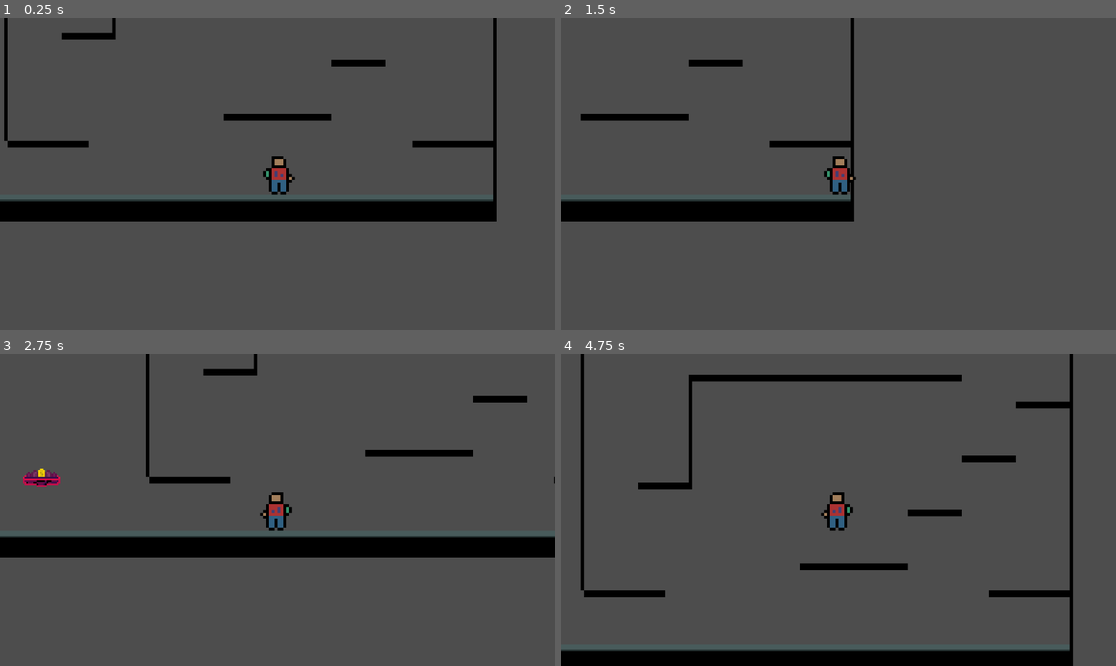
Above: before the commit, frames 1-4 (two rows, left to right).
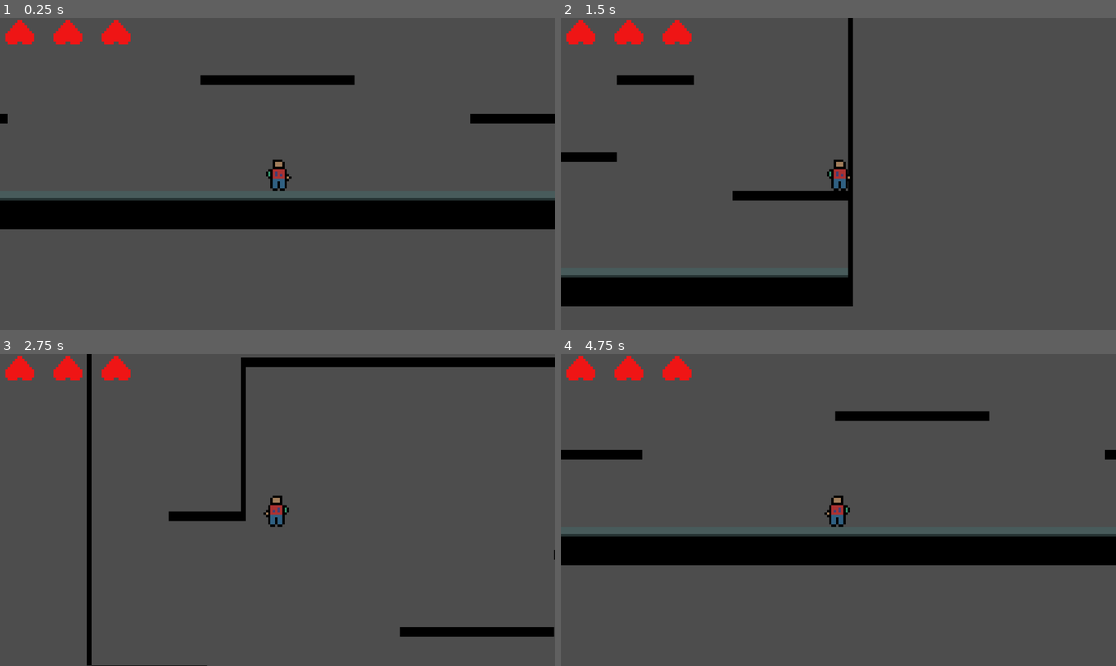
Above: after the commit, the same moments.

Repository: krvr808/rough-draft-1
Game: Godot game, scene res://assets/things/game.tscn
Two runs of this game, one before a commit and one after it. Both use one fixed random seed, a clock stepped at 60 frames per second and the inputs below.
Inputs:
- Up to frame 1 (0.25 s): no input
- Up to frame 2 (1.5 s): tap Enter at 0.5 s; hold Right (ui_right) from 0.53 s (still down); tap Space (Jump) at 0.6, 0.77, 1.07 s; tap C (Crouch) at 1.35 s
- Up to frame 3 (2.75 s): tap Space (Jump) at 1.52, 1.55, 1.82, 2.3 s; release Right (ui_right) at 2.03 s; hold Left (ui_left) from 2.03 s (still down); tap Shift (Dash) at 2.1 s
- Up to frame 4 (4.75 s): release Left (ui_left) at 2.78 s; hold Right (ui_right) 2.78-4.28 s; tap Space (Jump) at 2.85, 3.02, 3.32, 3.77, 3.8, 4.07, 4.52, 4.55 s; hold C (Crouch) 3.53-4.28 s; hold Left (ui_left) from 4.28 s (still down); tap Shift (Dash) at 4.35 s

The runs differ from the first frame. In frame 1, 8.3% of the frame differs, in the area x 0-100%, y 0-68%; in frame 2, 13%; in frame 3, 14%; in frame 4, 21%, in the area x 0-100%, y 0-100%.

Commit message:
11/18/25
working on projectiles

Diff:
--- /dev/null
+++ b/assets/scripts/Ideascript.gd
@@ -0,0 +1,17 @@
+SOOOOOO
+
+heavy fall damage
+health
+Boss
+projectiles and then actual boss attacks
+
+crouch = https://www.youtube.com/watch?v=Ou392X478vY
+wall jump = https://www.youtube.com/watch?v=S_b0c4i36FY
+attack animation smooth = https://www.youtube.com/watch?v=KS837a-TFRc&pp=0gcJCfwJAYcqIYzv
+smooth dashing = https://www.youtube.com/watch?v=zLdI0TnD_0w
+smooth movement = https://www.youtube.com/watch?v=vA-0TL62R9M
+wall slide = https://www.youtube.com/watch?v=6JM-y2Ck_Mw
+https://www.youtube.com/watch?v=CSYxd94mnOU - health
+https://www.youtube.com/watch?v=BZXY0TuI0F0 enemies
+https://www.youtube.com/watch?v=EDOLMZg-loQ grappling hook
+https://www.youtube.com/watch?v=JVR-w-o2TII projectile
--- /dev/null
+++ b/assets/scripts/bullets.gd
@@ -0,0 +1,10 @@
+extends Area2D
+
+var projectiledirection : Vector2 = Vector2.RIGHT
+var projectilespeed : float = 300
+
+func _physics_process(delta):
+	position += projectiledirection * projectilespeed *delta
+
+func _on_screen_exited() -> void:
+	pass # Replace with function body.
--- /dev/null
+++ b/assets/scripts/heart_containers.gd
@@ -0,0 +1,11 @@
+extends HBoxContainer
+
+
+# Called when the node enters the scene tree for the first time.
+func _ready() -> void:
+	pass # Replace with function body.
+
+
+# Called every frame. 'delta' is the elapsed time since the previous frame.
+func _process(delta: float) -> void:
+	pass
--- /dev/null
+++ b/assets/scripts/heartcontainers.gd
@@ -0,0 +1,27 @@
+extends HBoxContainer
+
+enum modes {full, empty}
+
+var heart_empty = preload("res://assets/sprites/heartempty.png")
+var heart_full = preload("res://assets/sprites/Herat-export.png")
+
+@export var mode : modes
+
+func update_health(value):
+	match mode:
+		modes.full:
+			update_full(value)
+		modes.empty:
+			update_empty(value)
+
+func update_full(value):
+	for i in get_child_count():
+		get_child(i).visible = value > i
+
+
+func update_empty(value):
+	for i in get_child_count():
+		if value > i:
+			get_child(i).texture = heart_full
+		else:
+			get_child(i).texture = heart_empty
--- a/assets/scripts/player.gd
+++ b/assets/scripts/player.gd
@@ -1,13 +1,13 @@
 extends CharacterBody2D
 
-
+#--------VARIABLES-------------------------------------------------------------------------------------------------------------
 var normalspeed = 100.0
 var JUMP_VELOCITY = -100.0
 var wall_slide_speed = 50
 var wall_slide_gravity = 50
 
 var dashing = false
-const dashspeed = 350
+const dashspeed = 1000
 var can_dash = true
 
 @export var max_wall_jump_count: int = 1
@@ -15,13 +15,14 @@
 var wall_jump_count: int = 0;
 var is_wall_sliding : bool;
 
+#----------------------GRAVITY-----------------------------------------------------------------------------
 func _physics_process(delta):
 
 
 	if not is_on_floor():
 		velocity += get_gravity() * delta
 
-	# Handle jump.
+	#----------------BASICMOVEMENT---------------------------------------------------------------------
 	if Input.is_action_just_pressed("Jump") and is_on_floor():
 		velocity.y = JUMP_VELOCITY
 
@@ -34,7 +35,7 @@
 	else:
 		velocity.x = 0
 
-
+	#-------------DASHING----------------------------------------------------------------
 	var direction := Input.get_axis("ui_left", "ui_right")
 	if direction:
 		if dashing:
@@ -44,7 +45,7 @@
 	else:
 		velocity.x = move_toward(velocity.x, 0, normalspeed)
 
-
+#-----------------------CROUCH------------------------------------------------------------------------------------
 	if Input.is_action_pressed("Crouch"):
 		$CrouchShape.disabled = false
 		$NormalShape.disabled = true
@@ -63,7 +64,7 @@
 
 		normalspeed = 200
 		JUMP_VELOCITY = -300
-
+	#--------------------WALLSLIDE-------------------------------------------------------------------------------------------------------
 	if is_on_wall() and !is_on_floor():
 		if Input.is_action_pressed("ui_left") or Input.is_action_pressed("ui_right"):
 			is_wall_sliding = true
@@ -75,7 +76,7 @@
 		velocity.y += (wall_slide_gravity * delta)
 		velocity.y = min(velocity.y, wall_slide_speed)
 
-
+		#----------------WALLJUMP-----------------------------------------------------------------------------------------------
 	if Input.is_action_just_pressed("Jump"):
 		if is_on_floor():
 			wall_jump_count = 0;
@@ -87,7 +88,7 @@
 			velocity.y = JUMP_VELOCITY
 			wall_jump_count+=1
 
-
+			#-------------DASH------------------------------------------------------------------------------------------
 	if Input.is_action_just_pressed("Dash") and can_dash:
 		dashing = true
 		can_dash = false
@@ -95,18 +96,39 @@
 		$dash_again_timer.start()
 
 
-
 	if dashing:
 		velocity.x = direction * dashspeed
 	else:
 		velocity.x = direction * normalspeed
+		#-----------------------------------------------------------------------------
 
 
 
 
+
+
+
+
+
+
+
+
+
+
+
+
+
+
+
+
+
+
+
+
+#-----------------------------------------------------------------------------------
 	move_and_slide()
 
-
+#----------TIMERS--------------------------------------------------------------------
 # to stop dashing
 func _on_timer_timeout() -> void:
 	dashing = false
--- /dev/null
+++ b/assets/things/Boss.tscn
@@ -0,0 +1,15 @@
+[gd_scene load_steps=3 format=3 uid="uid://b64e6y0cjvxpy"]
+
+[ext_resource type="Texture2D" uid="uid://dk72vjy0wx8t6" path="res://assets/sprites/angelboss.png" id="1_7m7dq"]
+
+[sub_resource type="CapsuleShape2D" id="CapsuleShape2D_nfsfj"]
+radius = 12.0
+height = 62.0
+
+[node name="Boss" type="Area2D"]
+
+[node name="CollisionShape2D" type="CollisionShape2D" parent="."]
+shape = SubResource("CapsuleShape2D_nfsfj")
+
+[node name="Sprite2D" type="Sprite2D" parent="."]
+texture = ExtResource("1_7m7dq")
--- /dev/null
+++ b/assets/things/game.gd
@@ -0,0 +1,21 @@
+extends Node2D
+
+@onready var Game = get_tree().get_root().get_node("Game")
+@onready var projectile = load("res://assets/sprites/projectile.png")
+
+
+
+
+
+
+
+# Called when the node enters the scene tree for the first time.
+#func _ready() -> void:
+#	shoot()
+
+#func shoot():
+#	var instance = projectile.instantiate()
+#	instance.dir = rotation
+#	instance.spawnPos = global_position
+#	instance.spawnRot = global_rotation
+#	Game.add_child.call_deferred(instance)
--- a/assets/things/game.tscn
+++ b/assets/things/game.tscn
@@ -1,11 +1,13 @@
-[gd_scene load_steps=14 format=4 uid="uid://cw84n6y71sc8u"]
+[gd_scene load_steps=16 format=4 uid="uid://cw84n6y71sc8u"]
 
 [ext_resource type="Texture2D" uid="uid://dno5werjaqjx8" path="res://assets/sprites/spriteblockground.png" id="1_4rbwq"]
+[ext_resource type="Script" uid="uid://m7rtho3a4fnv" path="res://assets/things/game.gd" id="1_bckn3"]
 [ext_resource type="Texture2D" uid="uid://dg0blusf80usl" path="res://assets/sprites/wallleft.png" id="2_m23e4"]
 [ext_resource type="Texture2D" uid="uid://d22n2bgauvaxx" path="res://assets/sprites/wallright.png" id="3_ix7d4"]
 [ext_resource type="PackedScene" uid="uid://0j7cg004rnsx" path="res://assets/things/player.tscn" id="4_lsnf2"]
 [ext_resource type="Texture2D" uid="uid://bwklt2452fu2k" path="res://assets/sprites/crouchroof.png" id="4_m23e4"]
 [ext_resource type="Texture2D" uid="uid://dlje07gu68rga" path="res://assets/sprites/hellplatform.png" id="6_ix7d4"]
+[ext_resource type="PackedScene" uid="uid://7l0qeym585yl" path="res://assets/things/heartcontainers.tscn" id="7_lsnf2"]
 
 [sub_resource type="PhysicsMaterial" id="PhysicsMaterial_bckn3"]
 
@@ -51,6 +53,7 @@
 sources/4 = SubResource("TileSetAtlasSource_lsnf2")
 
 [node name="Game" type="Node2D"]
+script = ExtResource("1_bckn3")
 
 [node name="TileMapLayer" type="TileMapLayer" parent="."]
 position = Vector2(-1, 0)
@@ -60,3 +63,13 @@
 [node name="Player" parent="." instance=ExtResource("4_lsnf2")]
 collision_layer = 3
 collision_mask = 3
+max_wall_jump_count = 0
+
+[node name="HUD" type="CanvasGroup" parent="Player"]
+position = Vector2(1, 0)
+
+[node name="heartcontainers" parent="Player/HUD" instance=ExtResource("7_lsnf2")]
+offset_left = -116.0
+offset_top = -64.0
+offset_right = -60.0
+offset_bottom = -46.0
--- /dev/null
+++ b/assets/things/heart_containers.tscn
@@ -0,0 +1,14 @@
+[gd_scene format=3 uid="uid://dxmykki6xnop4"]
+
+[node name="HeartContainers" type="HBoxContainer"]
+offset_right = 40.0
+offset_bottom = 40.0
+
+[node name="Heart1" type="TextureRect" parent="."]
+layout_mode = 2
+
+[node name="Heart2" type="TextureRect" parent="."]
+layout_mode = 2
+
+[node name="Heart3" type="TextureRect" parent="."]
+layout_mode = 2
--- /dev/null
+++ b/assets/things/heartcontainers.tscn
@@ -0,0 +1,24 @@
+[gd_scene load_steps=3 format=3 uid="uid://7l0qeym585yl"]
+
+[ext_resource type="Script" uid="uid://dhrbljcxmjfew" path="res://assets/scripts/heartcontainers.gd" id="1_ik607"]
+[ext_resource type="Texture2D" uid="uid://di7lt4uax4ndu" path="res://assets/sprites/Herat-export.png" id="2_bidpk"]
+
+[node name="heartcontainers" type="HBoxContainer"]
+offset_right = 40.0
+offset_bottom = 40.0
+script = ExtResource("1_ik607")
+
+[node name="1" type="TextureRect" parent="."]
+layout_mode = 2
+texture = ExtResource("2_bidpk")
+flip_v = true
+
+[node name="2" type="TextureRect" parent="."]
+layout_mode = 2
+texture = ExtResource("2_bidpk")
+flip_v = true
+
+[node name="3" type="TextureRect" parent="."]
+layout_mode = 2
+texture = ExtResource("2_bidpk")
+flip_v = true
--- a/assets/things/player.tscn
+++ b/assets/things/player.tscn
@@ -28,7 +28,6 @@
 
 [node name="Player" type="CharacterBody2D"]
 position = Vector2(-1, 0)
-scale = Vector2(1.75, 1.75)
 script = ExtResource("1_egv2f")
 
 [node name="CrouchShape" type="CollisionShape2D" parent="."]
@@ -48,7 +47,7 @@
 metadata/_edit_lock_ = true
 
 [node name="dash_timer" type="Timer" parent="."]
-wait_time = 0.42
+wait_time = 0.08
 one_shot = true
 
 [node name="dash_again_timer" type="Timer" parent="."]
@@ -56,8 +55,12 @@
 one_shot = true
 
 [node name="Camera2D" type="Camera2D" parent="."]
-zoom = Vector2(3.5, 3.5)
+zoom = Vector2(5, 5)
 metadata/_edit_lock_ = true
+
+[node name="Heart_loss_timer" type="Timer" parent="."]
+autostart = true
 
 [connection signal="timeout" from="dash_timer" to="." method="_on_timer_timeout"]
 [connection signal="timeout" from="dash_again_timer" to="." method="_on_dash_again_timer_timeout"]
+[connection signal="timeout" from="Heart_loss_timer" to="." method="_on_heart_loss_timer_timeout"]
--- a/project.godot
+++ b/project.godot
@@ -38,6 +38,11 @@
 ]
 }
 
+[layer_names]
+
+2d_physics/layer_1="Objects"
+2d_physics/layer_2="Players"
+
 [rendering]
 
 textures/canvas_textures/default_texture_filter=0
Binary file added: assets/scripts/Herat-export.png
Not shown, added: assets/scripts/Herat-export.png.import
Not shown, added: assets/scripts/Ideascript.gd.uid
Not shown, added: assets/scripts/bullets.gd.uid
Not shown, added: assets/scripts/heart_containers.gd.uid
Not shown, added: assets/scripts/heartcontainers.gd.uid
Binary file added: assets/scripts/heartempty.png
Not shown, added: assets/scripts/heartempty.png.import
Binary file added: assets/sprites/Herat-export.png
Not shown, added: assets/sprites/Herat-export.png.import
Binary file added: assets/sprites/angelboss.png
Not shown, added: assets/sprites/angelboss.png.import
(and 5 more such lines)
